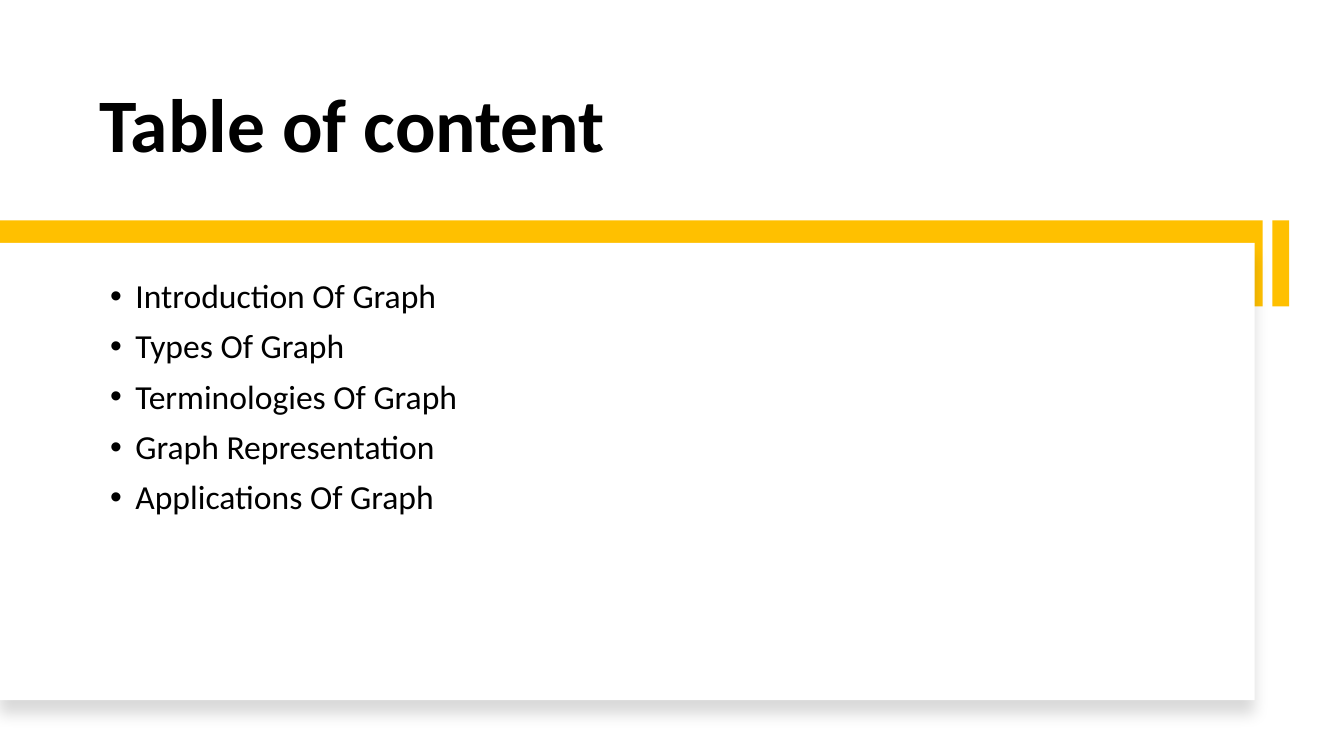
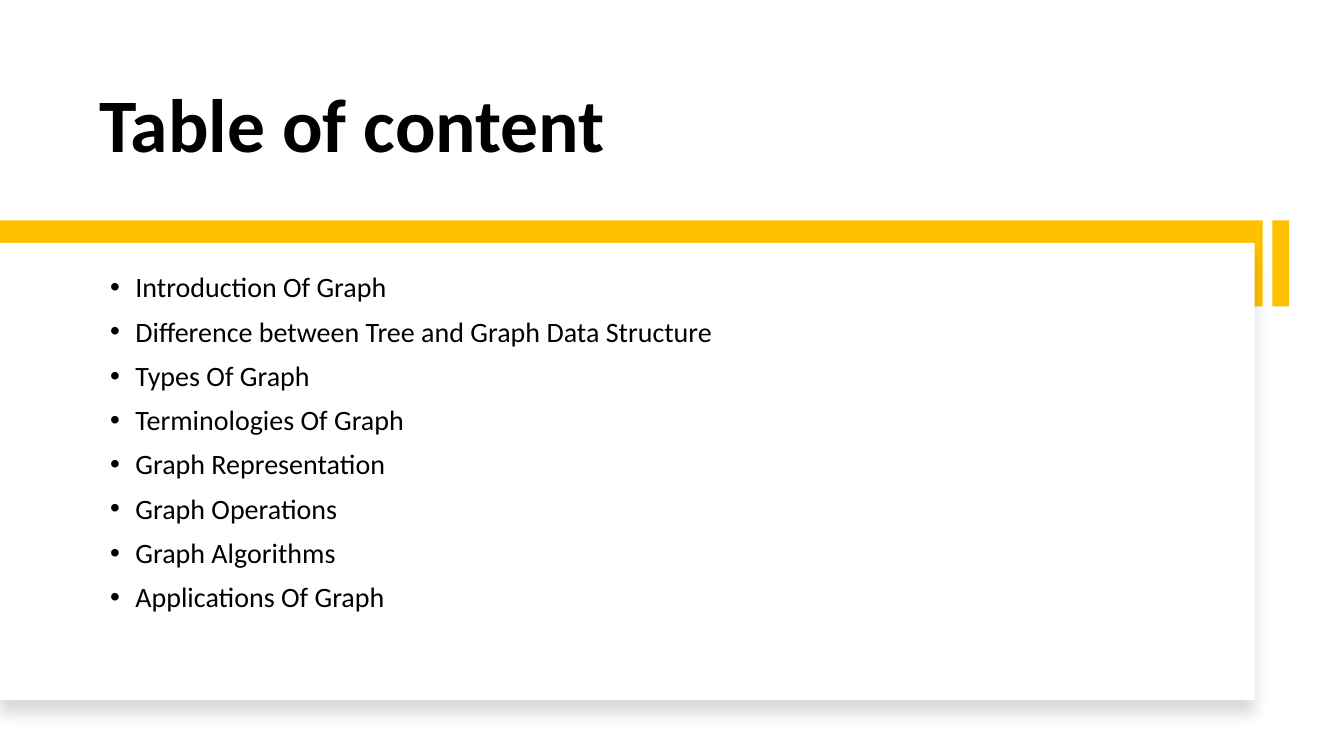
Before and after one commit to alaminbhuyan/DSA-In-Python, a slide deck: slide 2 of Data Structure & Algorithm PDF/Graph Data Structure.pptx. Drawn at 1344x756 pixels with LibreOffice and Linux fonts; fonts in the diff are those of the drawing. Boxes give left, top, right and bottom in pixels: in the first picture for what was removed or moved away, otherwise in the second. Text is boxed around its words. In the diff, an @@ line names an element or a change of style, - is before the commit and + after.

Commit message:
Update Graph Data Structure PPTX file
Replaces the previous version of 'Graph Data Structure.pptx' with an updated file. Specific content changes are not detailed in the diff.

```diff
--- a/Data Structure & Algorithm PDF/Graph Data Structure.pptx
+++ b/Data Structure & Algorithm PDF/Graph Data Structure.pptx
@@ subtitle at <box>135,277,404,612</box>: size 24 to 20 pt in "Introduction Of Graph", "Types Of Graph", "Terminologies Of Graph", "Graph Representation" and 1 more places @@
@@ subtitle at <box>135,322,712,347</box>: paragraph added @@
+• Difference between Tree and Graph Data Structure
@@ subtitle at <box>135,499,337,568</box>: paragraphs added @@
+• Graph Operations
+• Graph Algorithms
```
Also in this commit, not shown: 2 other slides changed, 5 slides added.
